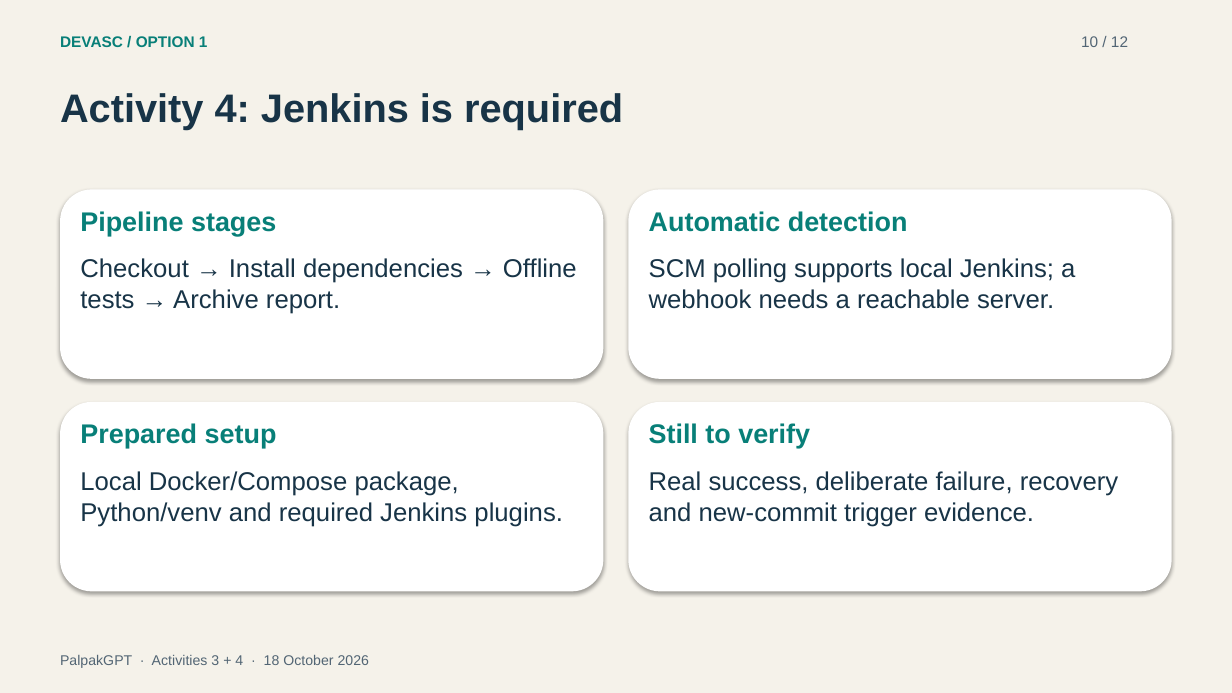
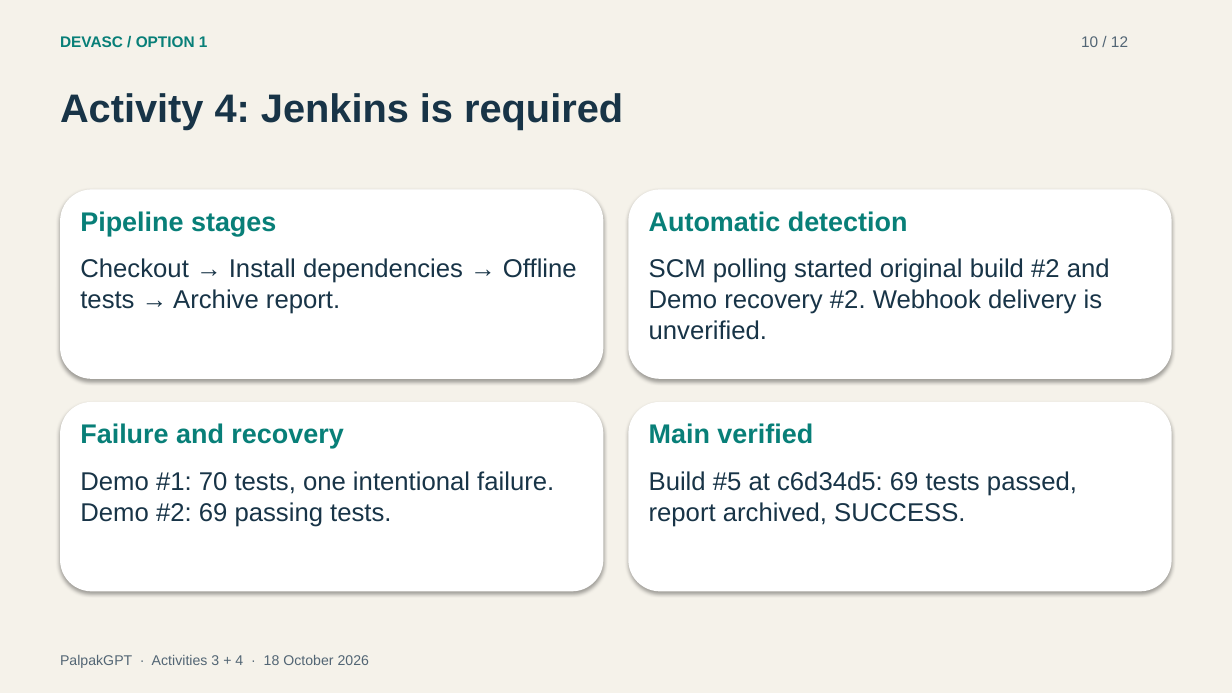
Before and after one commit to FlimsyOwl12/DEVASC-Project, a slide deck: slide 10 of docs/presentation/devasc-overview.pptx. Drawn at 1232x693 pixels with LibreOffice and Linux fonts; fonts in the diff are those of the drawing. Boxes give left, top, right and bottom in pixels: in the first picture for what was removed or moved away, otherwise in the second. Text is boxed around its words. In the diff, an @@ line names an element or a change of style, - is before the commit and + after.

Commit message:
docs: refresh slides and demo guide with Jenkins evidence

```diff
--- a/docs/presentation/devasc-overview.pptx
+++ b/docs/presentation/devasc-overview.pptx
@@ text at [649, 258, 1110, 340]: text changed @@
-SCM polling supports local Jenkins; a webhook needs a reachable server.
+SCM polling started original build #2 and Demo recovery #2. Webhook delivery is unverified.
@@ text at [80, 423, 343, 448]: text changed @@
-Prepared setup
+Failure and recovery
@@ text at [649, 423, 813, 444]: text changed @@
-Still to verify
+Main verified
@@ text at [80, 471, 554, 527]: text changed @@
-Local Docker/Compose package, Python/venv and required Jenkins plugins.
+Demo #1: 70 tests, one intentional failure. Demo #2: 69 passing tests.
@@ text at [649, 471, 1077, 527]: text changed @@
-Real success, deliberate failure, recovery and new-commit trigger evidence.
+Build #5 at c6d34d5: 69 tests passed, report archived, SUCCESS.
```
Also in this commit, not shown: 2 other slides changed, 6 other files.
